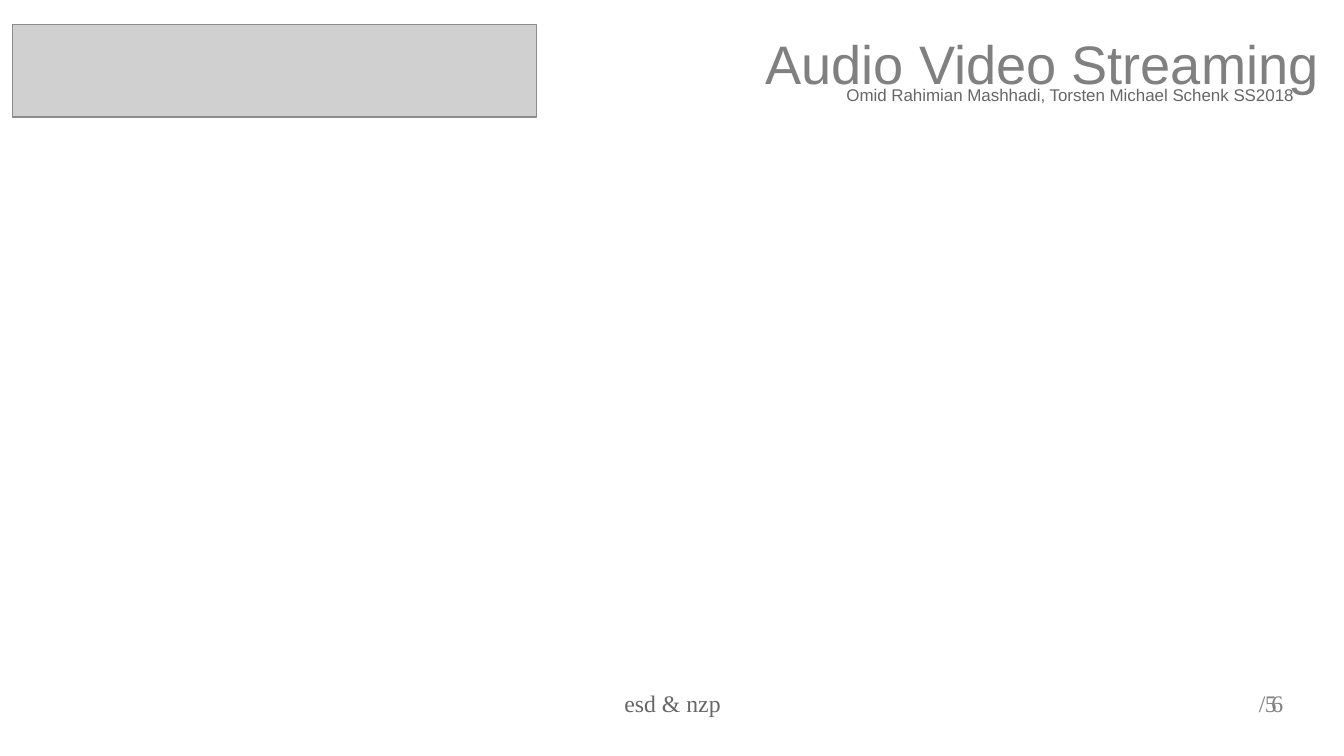
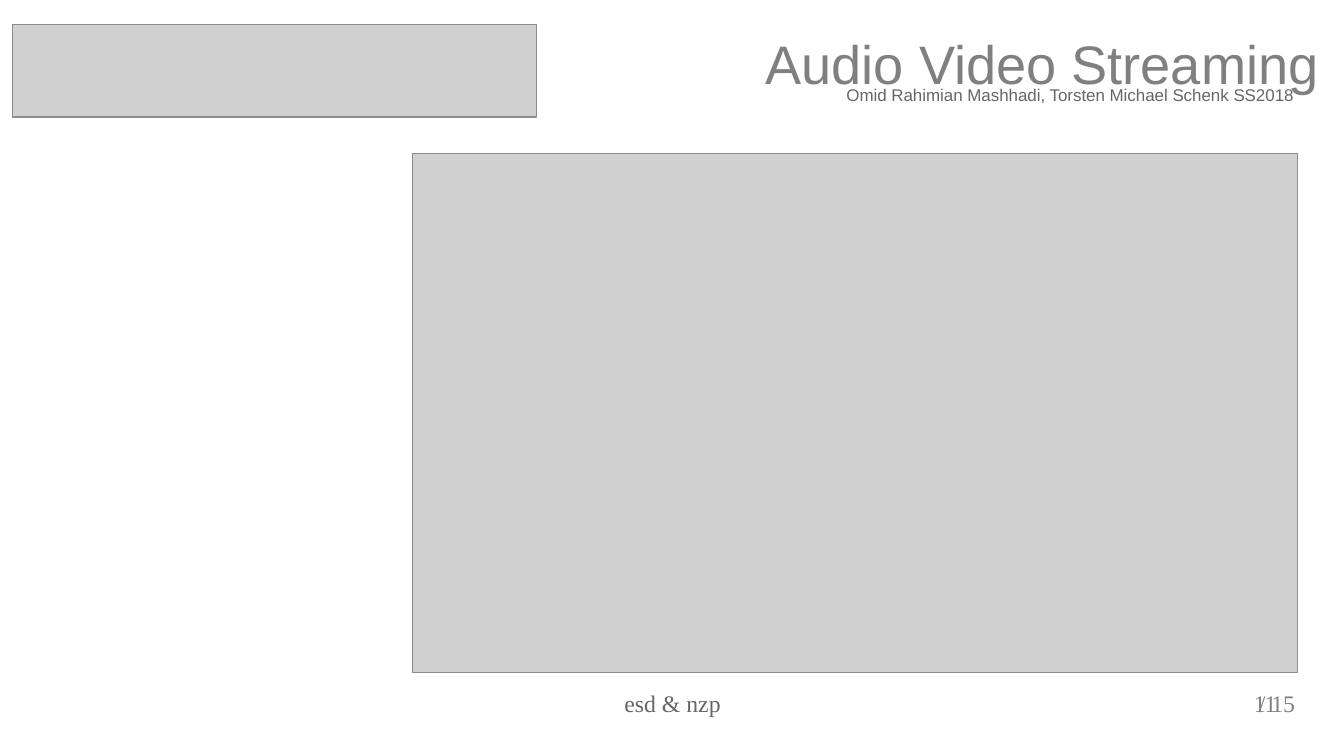
Before and after one commit to torstenschenk/beuth-avatar-ss2018, a slide deck: slide 11 of Presentation/Projekt/AVstreaming-Gruppe-15.odp (slide 5 before the commit). Drawn at 1344x756 pixels with LibreOffice and Linux fonts; fonts in the diff are those of the drawing; grey boxes stand for pictures. Boxes give left, top, right and bottom in pixels: in the first picture for what was removed or moved away, otherwise in the second. Text is boxed around its words. In the diff, an @@ line names an element or a change of style, - is before the commit and + after.

Commit message:
Presentation Update

```diff
--- a/Presentation/Projekt/AVstreaming-Gruppe-15.odp
+++ b/Presentation/Projekt/AVstreaming-Gruppe-15.odp
@@ picture added at bbox=[413, 154, 1299, 673] @@
@@ page number at bbox=[1254, 696, 1277, 712]: text changed @@
-5
+11
@@ text at bbox=[1271, 696, 1295, 712]: text changed @@
-/ 6
+/ 15
```
Also in this commit, not shown: 4 other slides changed, 9 slides added, 3 other files.
